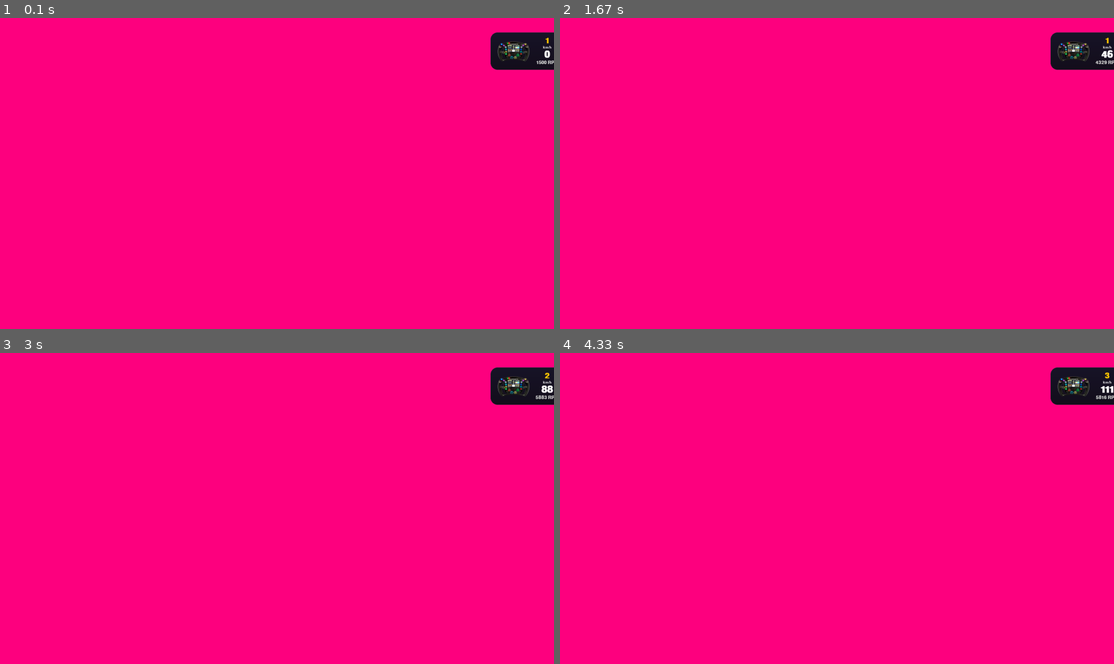
Above: before the commit, frames 1-4 (two rows, left to right).
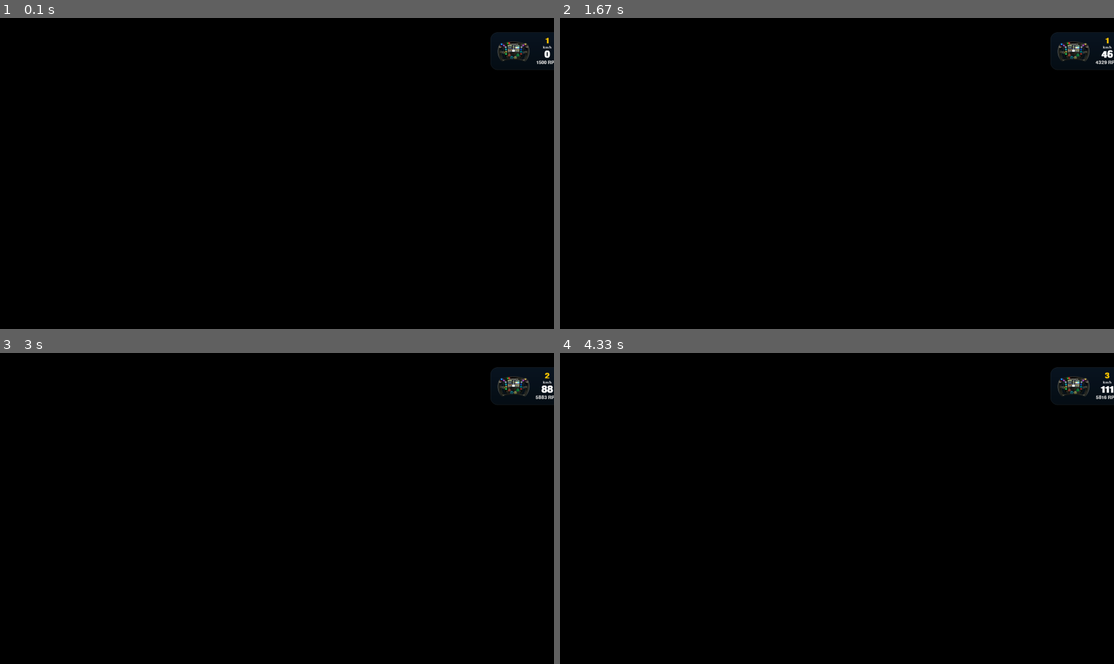
Above: after the commit, the same moments.

Repository: murilobarbosa2002/lmu-minimal-overlay
Game: pygame game, started from src/main.py
Two runs of this game, one before a commit and one after it. Both use one fixed random seed, a clock stepped at 60 frames per second and the inputs below.
Inputs:
- Up to frame 1 (0.1 s): no input
- Up to frame 2 (1.67 s): no input
- Up to frame 3 (3 s): no input
- Up to frame 4 (4.33 s): no input

The runs differ from the first frame. In frame 1, 99% of the frame differs, in the area x 0-100%, y 0-100%; in frame 2, 99%; in frame 3, 99%; in frame 4, 99%.

Commit message:
fix(window): implementar inicialização off-screen e log de debug

Diff:
--- a/src/ui/window.py
+++ b/src/ui/window.py
@@ -1,7 +1,14 @@
 import pygame
 import sys
 import os
-from src.ui.interfaces.i_window_manager import IWindowManager
+import logging
+import time
+
+logging.basicConfig(level=logging.DEBUG, format='%(asctime)s - %(levelname)s - %(message)s')
+logger = logging.getLogger(__name__)
+
+class IWindowManager:
+    pass
 from src.ui.platform.transparency_handler import ITransparencyHandler, Win32TransparencyHandler, NullTransparencyHandler
 
 
@@ -37,23 +44,56 @@
         os.environ["SDL_VIDEO_WINDOW_POS"] = "%d,%d" % (x, y)
 
     def init(self) -> None:
+        logger.debug("Initializing WindowManager...")
         if sys.platform != "win32":
             os.environ["SDL_VIDEO_WINDOW_ALWAYS_ON_TOP"] = "1"
+        else:
+            logger.debug("Setting SDL_VIDEO_WINDOW_POS to off-screen")
+            os.environ['SDL_VIDEO_WINDOW_POS'] = "-32000,-32000"
 
+        logger.debug("Calling pygame.init()")
         pygame.init()
         pygame.display.set_caption(self.title)
+
         flags = pygame.SRCALPHA | pygame.NOFRAME
+        if sys.platform == "win32":
+            flags |= pygame.HIDDEN
+
+        logger.debug(f"Creating window with flags: {flags}")
         self._surface = pygame.display.set_mode((self.width, self.height), flags)
 
         if sys.platform == "win32":
             hwnd = pygame.display.get_wm_info()["window"]
+            logger.debug(f"Window handle obtained: {hwnd}. Forcing off-screen...")
+            self.transparency_handler.set_window_pos(hwnd, -32000, -32000)
+
+            logger.debug("Applying transparency...")
             self.transparency_handler.apply_transparency(hwnd)
 
+        pygame.event.pump()
+
+        logger.debug("Flushing buffers...")
+        for _ in range(2):
+            self.clear()
+            pygame.display.flip()
+
+        if sys.platform == "win32":
+            logger.debug("Waiting 100ms for DWM to apply transparency...")
+            time.sleep(0.1)
+            logger.debug(f"Moving window to visible position ({self.x}, {self.y}) and showing...")
+            hwnd = pygame.display.get_wm_info()["window"]
+            self.transparency_handler.set_window_pos(hwnd, self.x, self.y)
+            self.transparency_handler.show_window(hwnd)
+
         self._is_running = True
+        logger.debug("WindowManager initialization complete.")
 
     def clear(self) -> None:
         if self._surface:
-            self._surface.fill((255, 0, 128))
+            if sys.platform == "win32":
+                self._surface.fill((255, 0, 128))
+            else:
+                self._surface.fill((0, 0, 0, 0))
 
     def update_display(self) -> None:
         pygame.display.flip()
